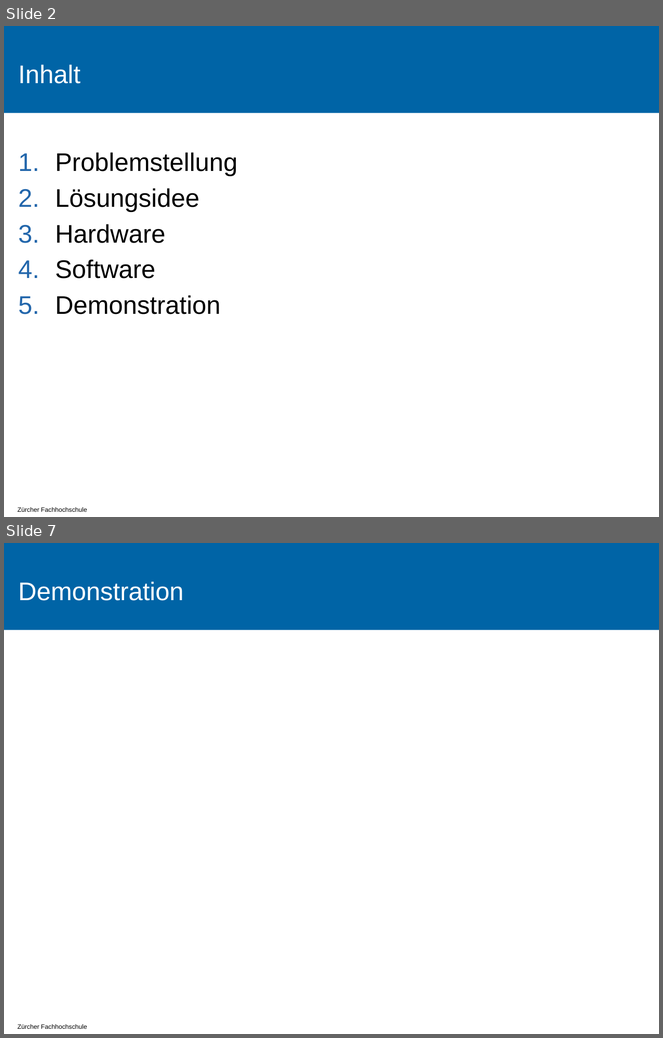
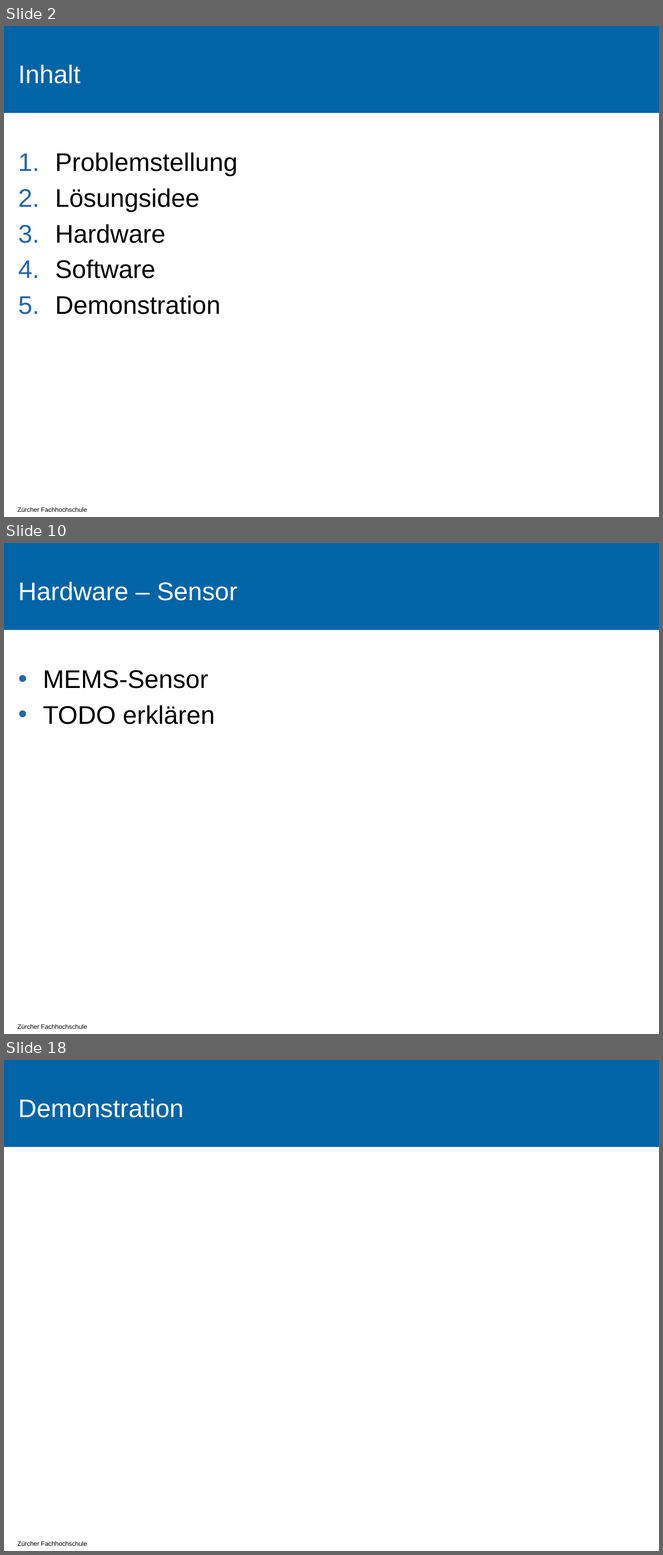
Before and after one commit to tokeller/WeKeBA, a slide deck: 9001_Praesentation/Praesentation.pptx. Shown one above the other, each under a label of ours: slides 2 and 7 before the commit, slides 2, 10 and 18 after it; the slides between them are not shown. The pictures are 663x1038 and 663x1555 pixels, drawn with LibreOffice and Linux fonts; fonts in the diff are those of the drawing; background and template pictures are left out. Boxes give left, top, right and bottom in pixels: in the first picture for what was removed or moved away, otherwise in the second. Text is boxed around its words. In the diff, an @@ line names an element or a change of style, - is before the commit and + after.

```diff
--- a/9001_Praesentation/Praesentation.pptx
+++ b/9001_Praesentation/Praesentation.pptx
@@ slide 10 added at box(4, 543, 659, 1034), background #FFFFFF; not listed: 2 template elements that a slide beside it also shows @@
@@ title added at box(18, 581, 237, 601), 28 pt, text #FFFFFF @@
+Hardware – Sensor
@@ text added at box(43, 670, 215, 724), 28 pt, text #000000 @@
+• MEMS-Sensor
+• TODO erklären
@@ what was slide 7 is now slide 18 @@
```
Also in this commit, not shown: 2 slides changed, 12 other slides added, 2 slides removed, 3 other files.
